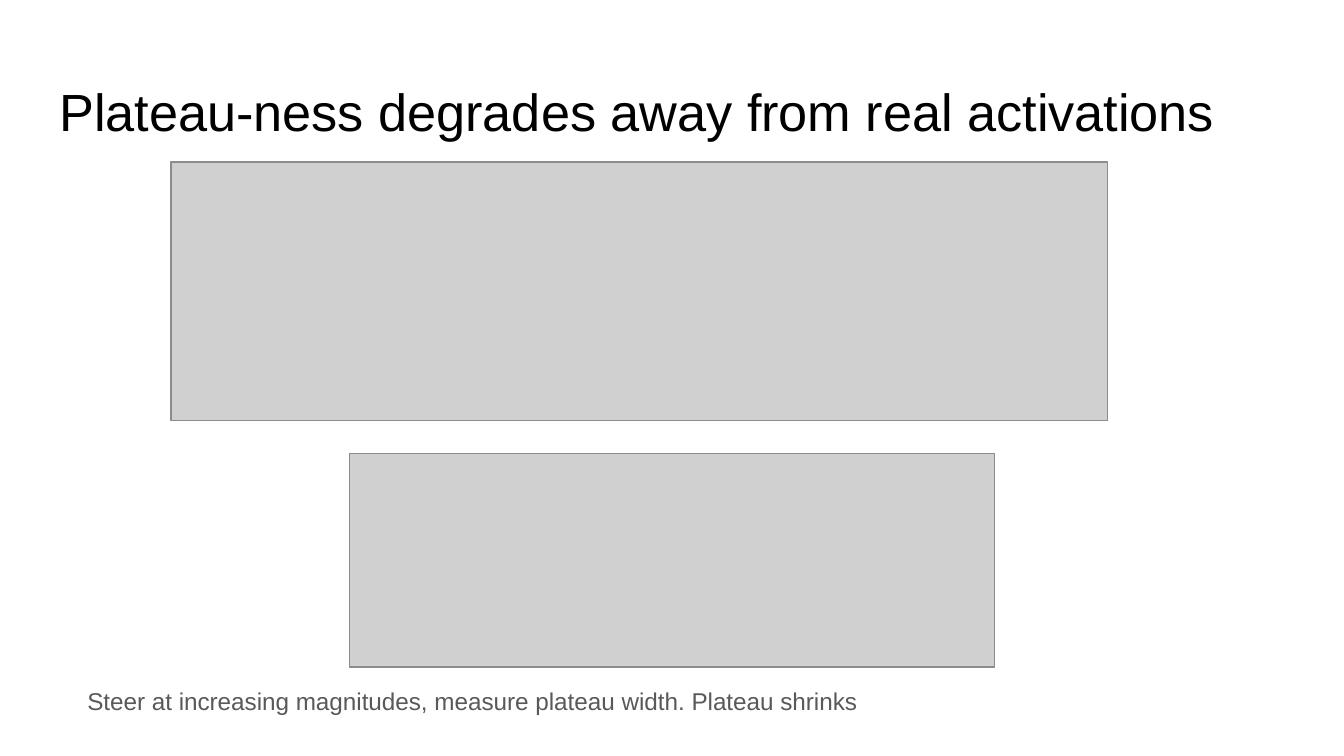
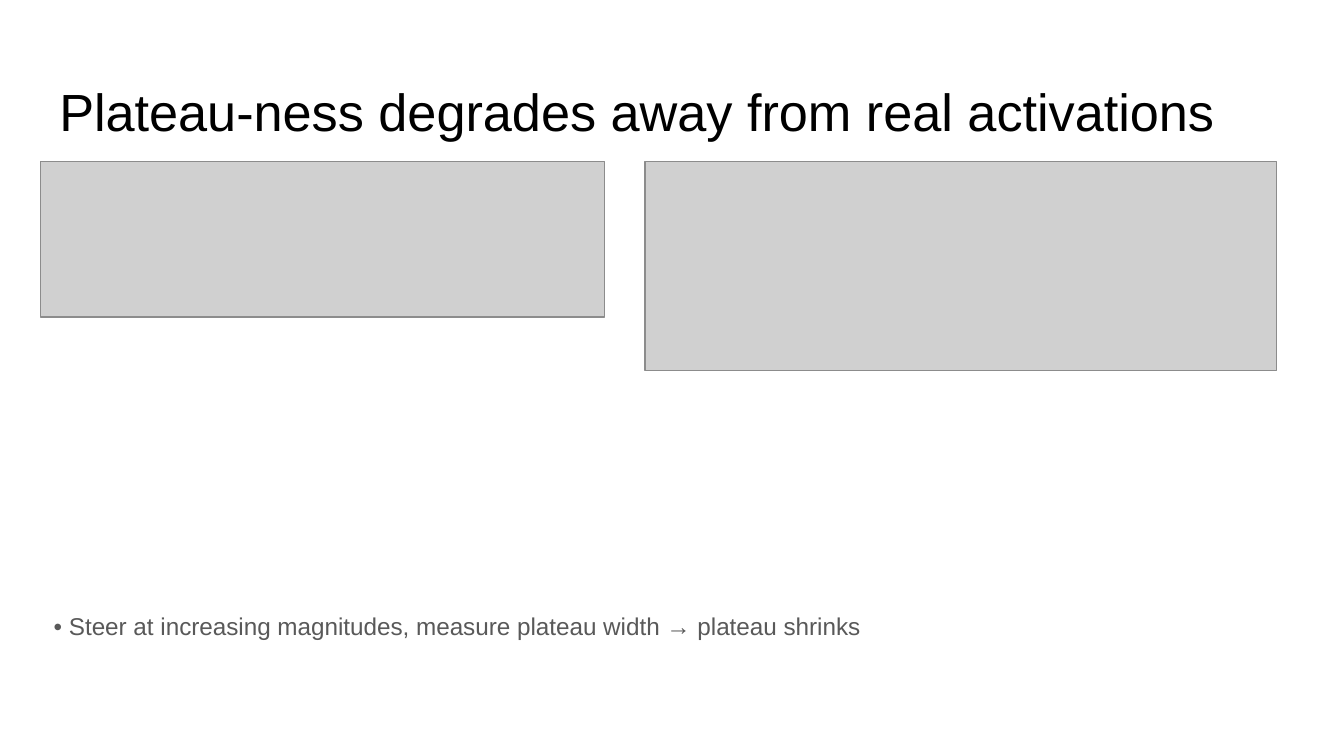
Before and after one commit to FranciscoHS/steering-plateaus, a slide deck: slide 10 of Activation Plateaus Meeting Slides - Current.pptx (slide 3 before the commit). Drawn at 1344x756 pixels with LibreOffice and Linux fonts; fonts in the diff are those of the drawing; grey boxes stand for pictures. Boxes give left, top, right and bottom in pixels: in the first picture for what was removed or moved away, otherwise in the second. Text is boxed around its words. In the diff, an @@ line names an element or a change of style, - is before the commit and + after.

```diff
--- a/Activation Plateaus Meeting Slides - Current.pptx
+++ b/Activation Plateaus Meeting Slides - Current.pptx
@@ picture: place and size @@
-picture at (171,163,1107,421)
+picture at (40,161,605,317)
@@ picture: place and size @@
-picture at (349,453,995,667)
+picture at (645,161,1277,371)
@@ text at (69,617,861,640): text changed @@
-Steer at increasing magnitudes, measure plateau width. Plateau shrinks
+• Steer at increasing magnitudes, measure plateau width → plateau shrinks
```
Also in this commit, not shown: 9 other slides changed, 1 slide added, 40 other files.
